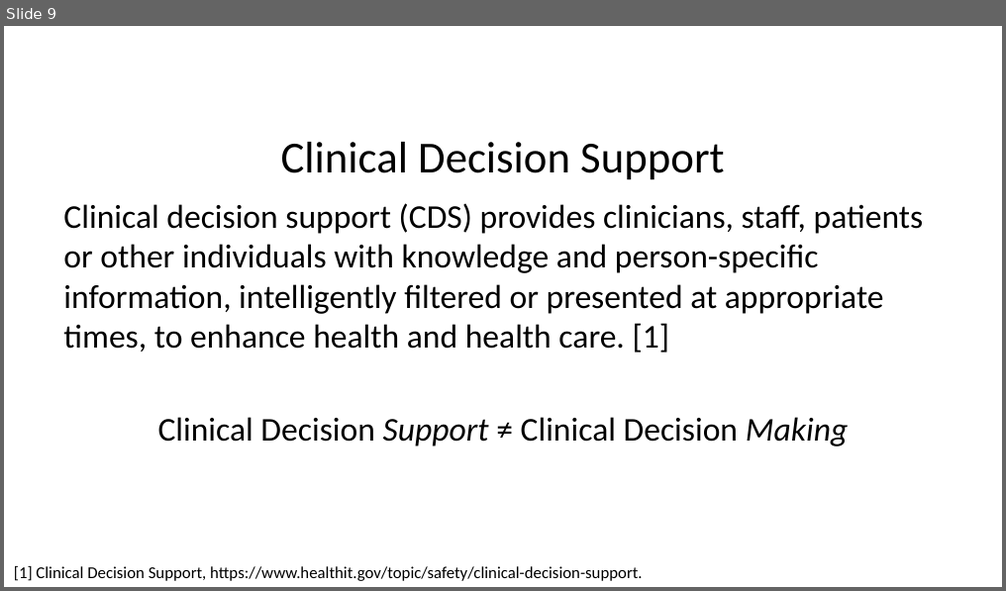
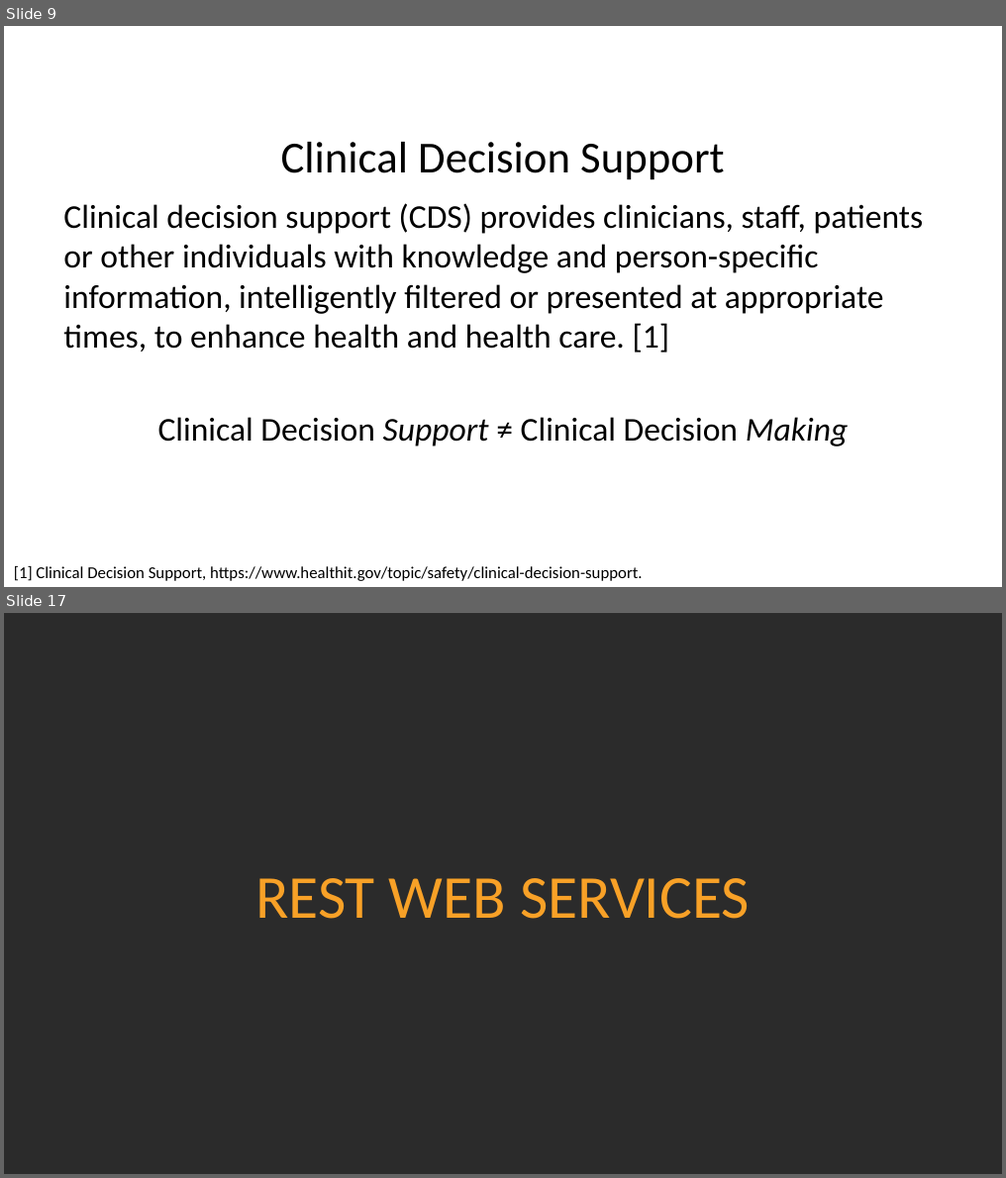
Before and after one commit to ghsmith/hladpb1, a slide deck: Hot_Topic_Analytics_and_Algorithms_Web_Based_Clinical_Decision_Support.pptx. Shown one above the other, each under a label of ours: slide 9 before the commit, slides 9 and 17 after it; the slides between them are not shown. The pictures are 1006x591 and 1006x1178 pixels, drawn with LibreOffice and Linux fonts; fonts in the diff are those of the drawing; background and template pictures are left out; a plain dark background stands for a picture behind light text. Boxes give left, top, right and bottom in pixels: in the first picture for what was removed or moved away, otherwise in the second. Text is boxed around its words. In the diff, an @@ line names an element or a change of style, - is before the commit and + after.

```diff
--- a/Hot_Topic_Analytics_and_Algorithms_Web_Based_Clinical_Decision_Support.pptx
+++ b/Hot_Topic_Analytics_and_Algorithms_Web_Based_Clinical_Decision_Support.pptx
@@ slide 17 added at (4,613,1002,1174), background picture (left out) @@
@@ title added at (255,878,749,919), 44 pt, text #F8A127 @@
+REST WEB SERVICES
```
Also in this commit, not shown: 3 slides changed, 10 other slides added.
